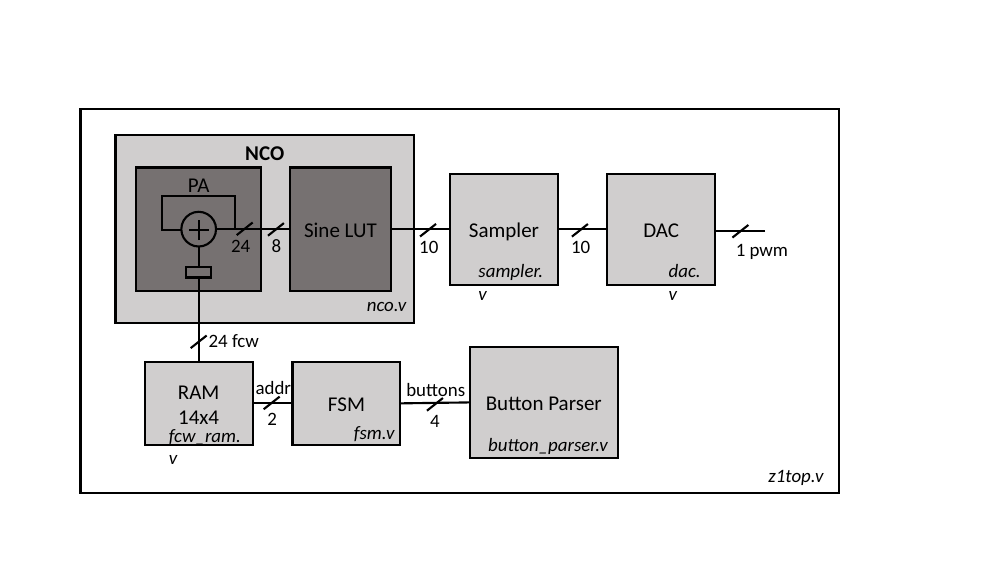
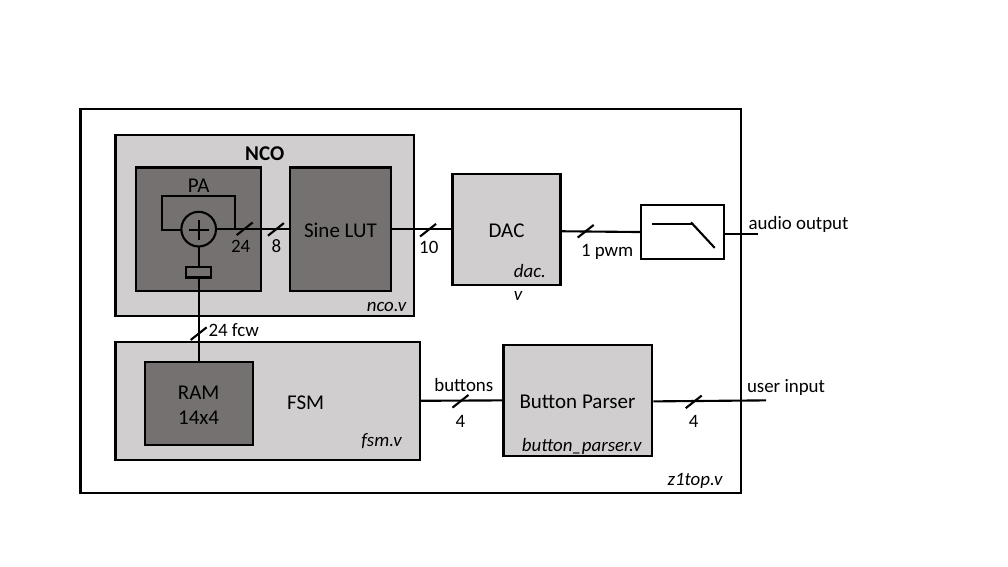
Before and after one commit to EECS150/fpga_labs_fa21, a slide deck: slide 1 of lab4/spec/figs/lab4figs.pptx. Drawn at 1008x567 pixels with LibreOffice and Linux fonts; fonts in the diff are those of the drawing. Boxes give left, top, right and bottom in pixels: in the first picture for what was removed or moved away, otherwise in the second. Text is boxed around its words. In the diff, an @@ line names an element or a change of style, - is before the commit and + after.

```diff
--- a/lab4/spec/figs/lab4figs.pptx
+++ b/lab4/spec/figs/lab4figs.pptx
@@ rectangle resized from (x1=81, y1=110, x2=839, y2=494) to (x1=81, y1=110, x2=741, y2=494) @@
@@ rectangle "NCO" resized from (x1=116, y1=135, x2=414, y2=323) to (x1=116, y1=135, x2=414, y2=316) @@
@@ line moved from (450, 229) - (391, 229) to (453, 229) - (391, 229) @@
@@ line moved from (765, 231) - (716, 231) to (641, 232) - (561, 231) @@
@@ 2 texts, 1 rectangle, 1 line moved together from (x1=607, y1=174, x2=788, y2=300) to (x1=453, y1=174, x2=633, y2=300) @@
@@ line moved from (607, 229) - (558, 229) to (693, 224) - (652, 224) @@
@@ line moved from (588, 224) - (572, 237) to (715, 248) - (691, 222) @@
@@ line moved from (293, 404) - (253, 404) to (758, 234) - (724, 234) @@
@@ group added at (x1=641, y1=206, x2=848, y2=427): 3 texts, 1 rectangle, 1 line @@
+4
+user input
+audio output
@@ group removed at (x1=169, y1=174, x2=590, y2=464): 5 texts, 1 rectangle @@
-Sampler
-sampler.v
-fcw_ram.v
-2
-addr
-10
@@ line moved from (206, 336) - (191, 349) to (206, 327) - (191, 340) @@
@@ text "24 fcw" moved from (x1=209, y1=334, x2=259, y2=347) to (x1=209, y1=323, x2=259, y2=336) @@
@@ rectangle "FSM" resized from (x1=293, y1=362, x2=401, y2=445) to (x1=116, y1=342, x2=420, y2=460) @@
@@ rectangle "Button Parser" moved from (x1=470, y1=347, x2=618, y2=458) to (x1=504, y1=345, x2=652, y2=456) @@
@@ rectangle "RAM" at (x1=144, y1=362, x2=253, y2=445): fill #D0CECE to #767171 @@
@@ text "buttons" moved from (x1=406, y1=383, x2=465, y2=402) to (x1=434, y1=378, x2=493, y2=397) @@
@@ line moved from (470, 402) - (401, 404) to (504, 401) - (420, 401) @@
@@ text "4" moved from (x1=430, y1=415, x2=440, y2=427) to (x1=456, y1=415, x2=466, y2=427) @@
@@ line moved from (443, 399) - (427, 411) to (469, 395) - (453, 408) @@
@@ line moved from (280, 397) - (264, 409) to (702, 395) - (686, 408) @@
@@ text "fsm.v" moved from (x1=354, y1=426, x2=394, y2=441) to (x1=361, y1=433, x2=401, y2=448) @@
@@ text "button_parser.v" moved from (x1=488, y1=438, x2=608, y2=454) to (x1=522, y1=438, x2=642, y2=457) @@
@@ text "z1top.v" moved from (x1=768, y1=470, x2=823, y2=485) to (x1=668, y1=473, x2=723, y2=488) @@
```
Also in this commit, not shown: 1 other slide changed, 6 other files.
